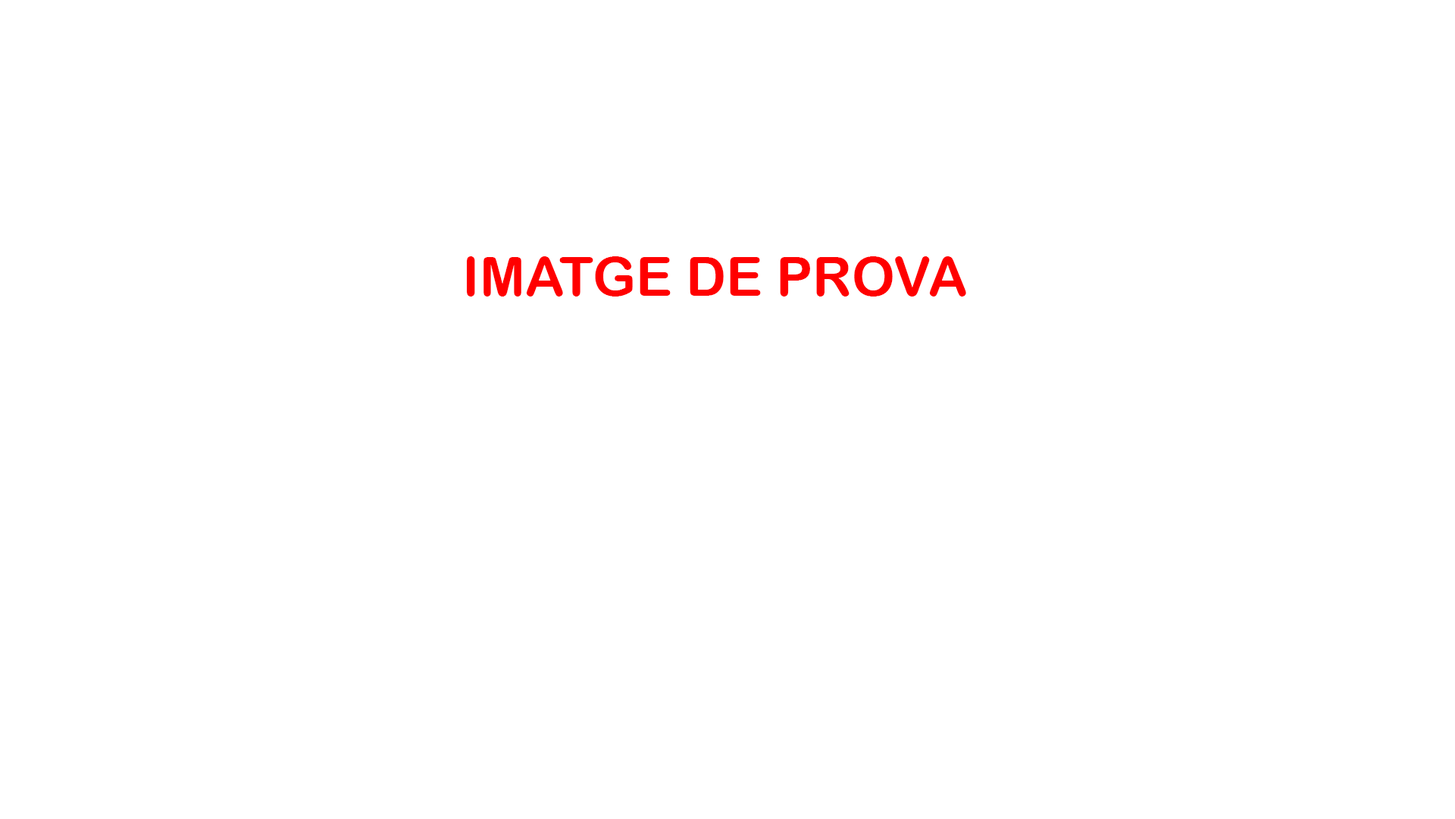
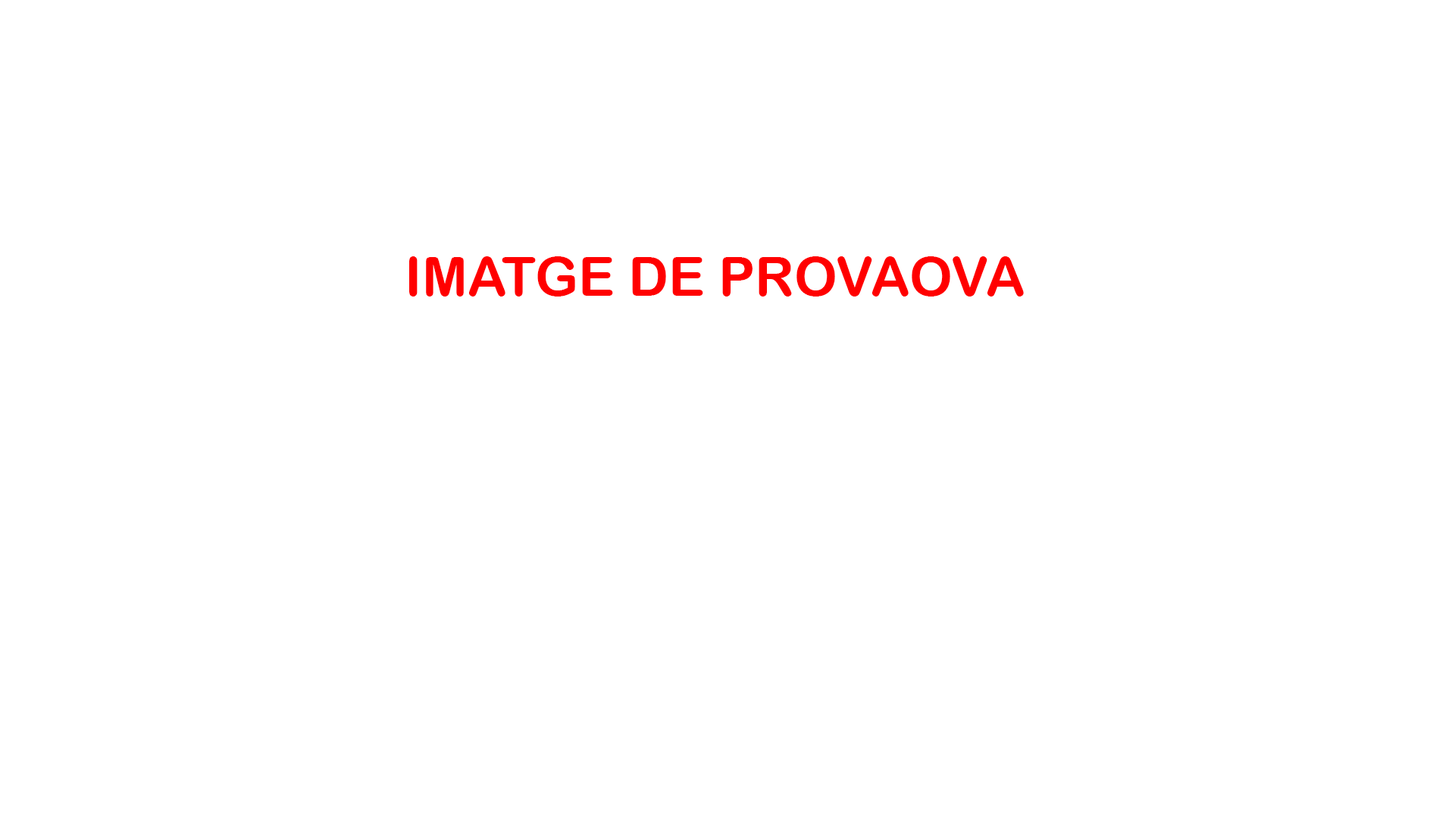
Two versions of the same layered image (1455px x 819px). Layer-by-layer changes:
renamed "IMATGE DE PROVA" to "IMATGE DE PROVAOVA", painted on it over [409, 256, 1025, 297]
